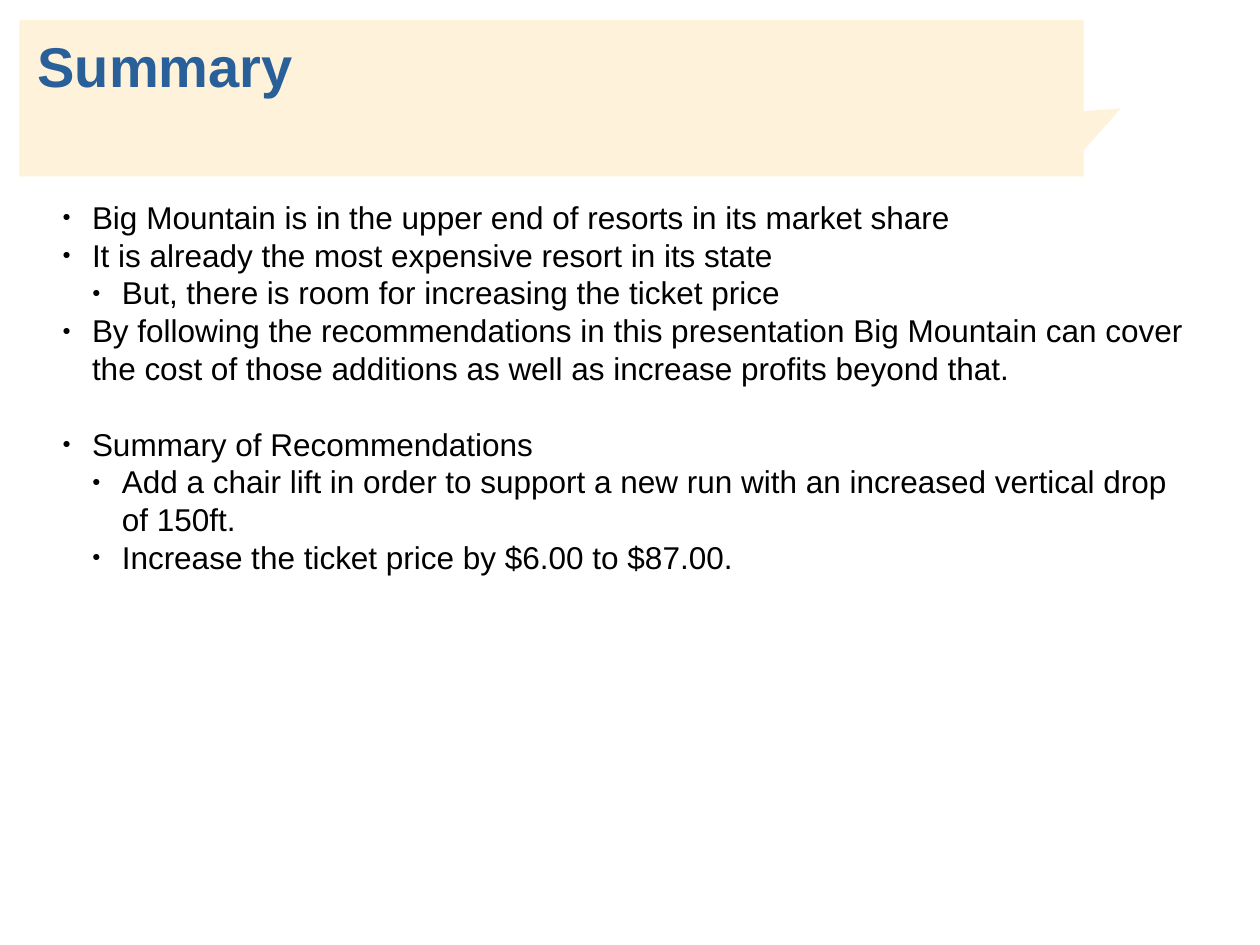
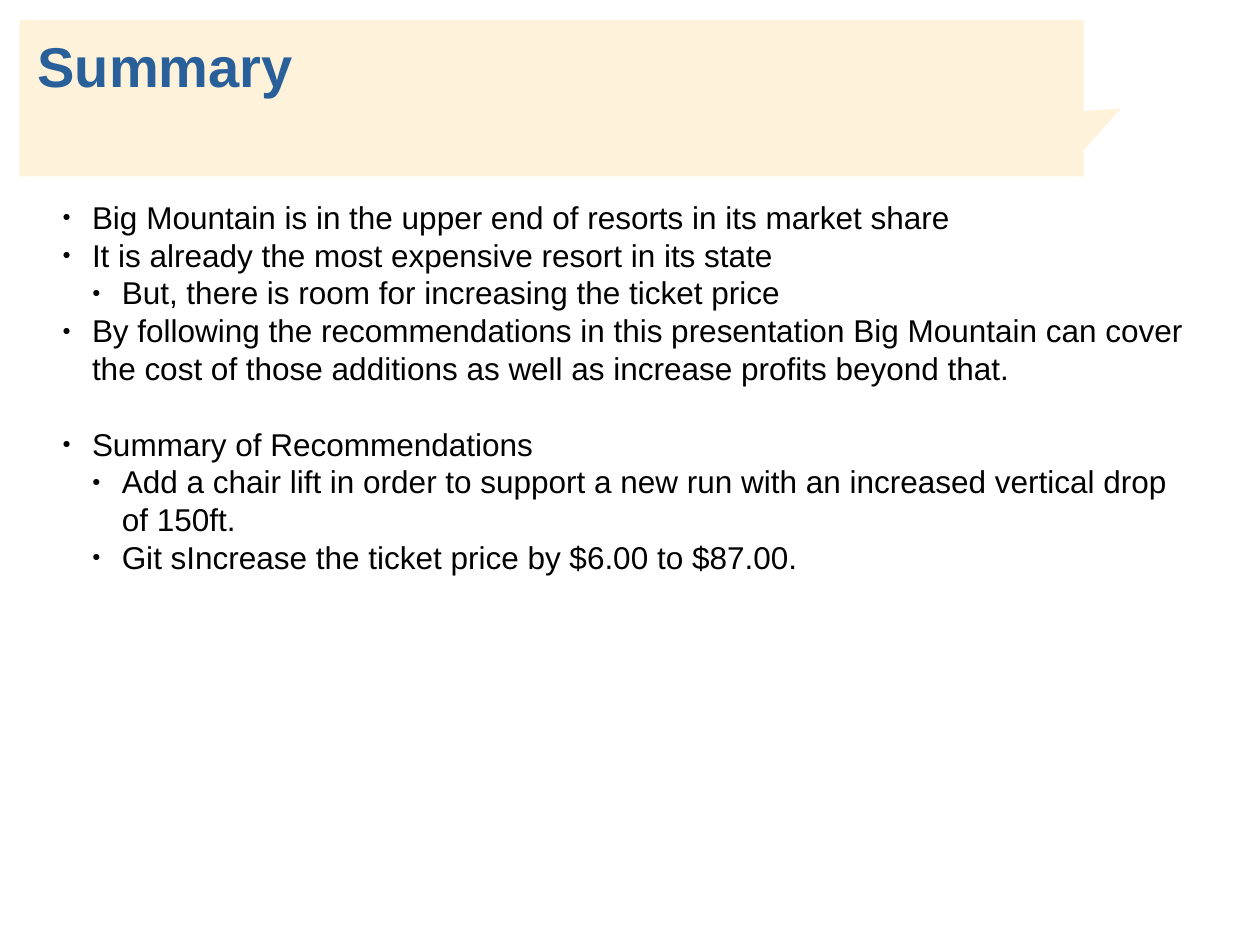
Before and after one commit to suri0001/DataScienceGuidedCapstone, a slide deck: slide 8 of [Jack Surine] Report Presentation-Guided Capstone.pptx. Drawn at 1260x945 pixels with LibreOffice and Linux fonts; fonts in the diff are those of the drawing. Boxes give left, top, right and bottom in pixels: in the first picture for what was removed or moved away, otherwise in the second. Text is boxed around its words. In the diff, an @@ line names an element or a change of style, - is before the commit and + after.

```diff
--- a/[Jack Surine] Report Presentation-Guided Capstone.pptx
+++ b/[Jack Surine] Report Presentation-Guided Capstone.pptx
@@ text at bbox=[122, 545, 797, 575]: text changed @@
-  ● Increase the ticket price by $6.00 to $87.00.
+  ● Git sIncrease the ticket price by $6.00 to $87.00.
```
Also in this commit, not shown: 3 other files.
